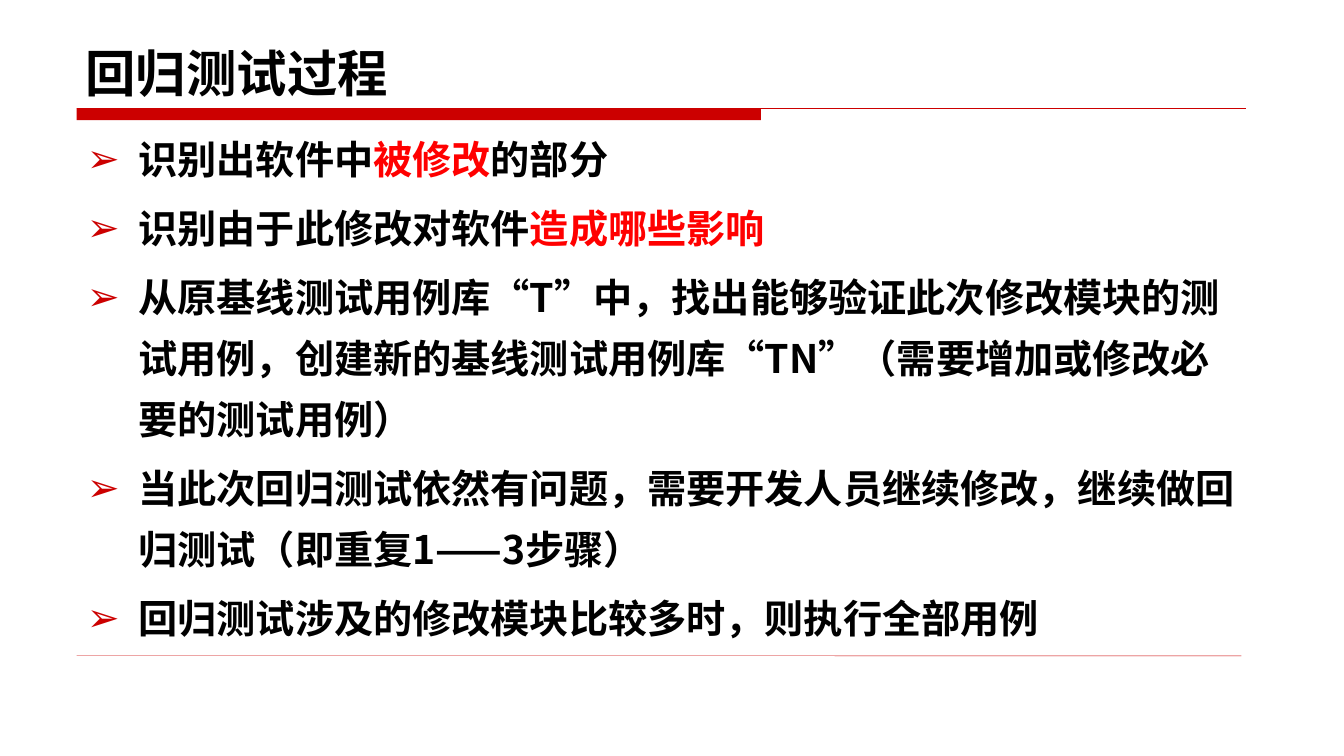
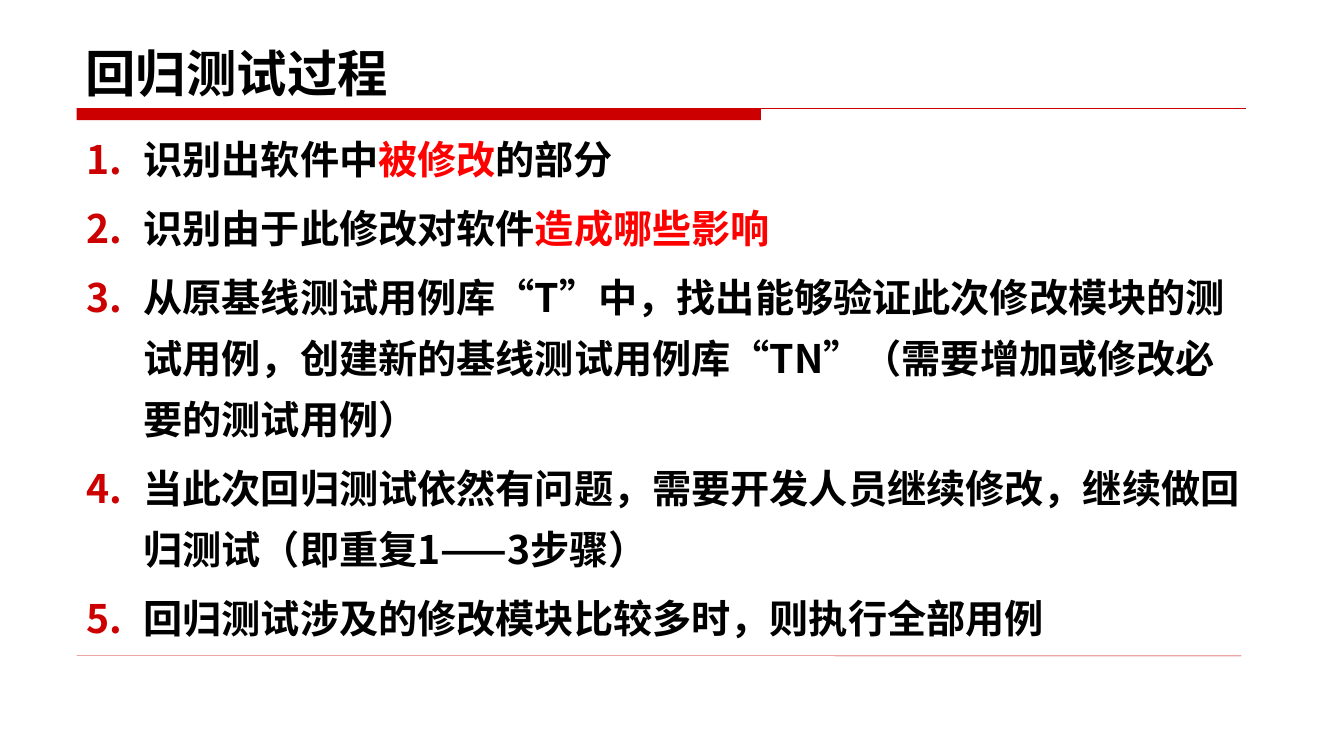
Before and after one commit to edu2act/course-foundation-software-tesing, a slide deck: slide 4 of materials/slides/11.1.pptx. Drawn at 1344x756 pixels with LibreOffice and Linux fonts; fonts in the diff are those of the drawing. Boxes give left, top, right and bottom in pixels: in the first picture for what was removed or moved away, otherwise in the second. Text is boxed around its words. In the diff, an @@ line names an element or a change of style, - is before the commit and + after.

Commit message:
白盒测试实践

```diff
--- a/materials/slides/11.1.pptx
+++ b/materials/slides/11.1.pptx
@@ text "识别出软件中被修改的部分" at (143, 140, 1239, 638): bullet ➢ to 1. @@
```
Also in this commit, not shown: 5 other slides changed, 8 slides added, 2 other files.
